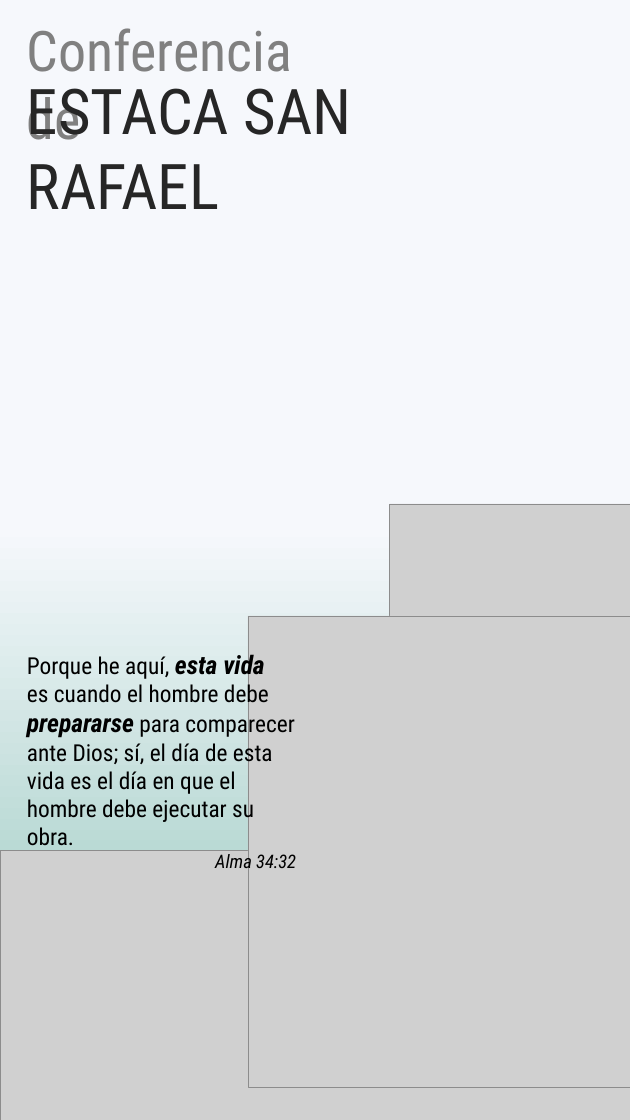
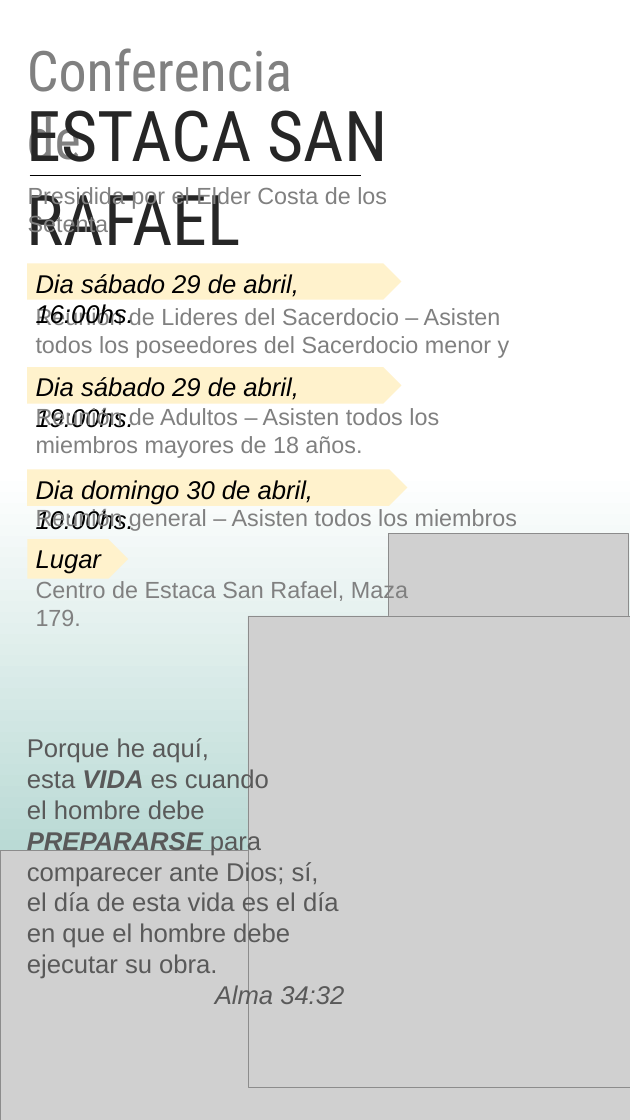
Before and after one commit to Tincho228/PowerPoint, a slide deck: slide 1 of Invitaciones de Conferenci/Invitacion conferencia.pptx. Drawn at 630x1120 pixels with LibreOffice and Linux fonts; fonts in the diff are those of the drawing; grey boxes stand for pictures; background and template pictures are left out. Boxes give left, top, right and bottom in pixels: in the first picture for what was removed or moved away, otherwise in the second. Text is boxed around its words. In the diff, an @@ line names an element or a change of style, - is before the commit and + after.

```diff
--- a/Invitaciones de Conferenci/Invitacion conferencia.pptx
+++ b/Invitaciones de Conferenci/Invitacion conferencia.pptx
@@ background gradient #F6F8FC to #BADAD5 to #B7D9D4 to gradient #FFFFFF to #BADAD5 to #B7D9D4 @@
@@ text "Conferencia de": place and size @@
-text "Conferencia de" at <box>27,28,292,140</box>
+text "Conferencia de" at <box>27,48,292,162</box>
@@ text "ESTACA SAN RAFAEL": place and size @@
-text "ESTACA SAN RAFAEL" at <box>27,88,352,209</box>
+text "ESTACA SAN RAFAEL" at <box>27,110,388,245</box>
@@ text "ESTACA SAN RAFAEL" at <box>27,110,388,245</box>: size 54 to 60 pt @@
@@ line added from (29, 176) to (361, 176), #000000 1 pt @@
@@ text added at <box>28,187,387,237</box>, 20 pt, text #808080 @@
+Presidida por el Elder Costa de los Setenta
@@ pentagon arrow added at <box>27,263,401,299</box>, fill #FFF2CC, 22 pt, text #000000, italic @@
+Dia sábado 29 de abril, 16:00hs.
@@ text added at <box>36,306,510,358</box>, 20 pt, text #808080 @@
+Reunión de Lideres del Sacerdocio – Asisten todos los poseedores del Sacerdocio menor y mayor.
@@ pentagon arrow added at <box>27,367,401,403</box>, fill #FFF2CC, 22 pt, text #000000, italic @@
+Dia sábado 29 de abril, 19:00hs.
@@ text added at <box>36,408,439,458</box>, 20 pt, text #808080 @@
+Reunión de Adultos – Asisten todos los miembros mayores de 18 años.
@@ pentagon arrow added at <box>27,470,407,506</box>, fill #FFF2CC, 22 pt, text #000000, italic @@
+Dia domingo 30 de abril, 10:00hs.
@@ text added at <box>36,509,518,531</box>, 20 pt, text #808080 @@
+Reunión general – Asisten todos los miembros
@@ pentagon arrow added at <box>27,539,128,579</box>, fill #FFF2CC, 22 pt, text #000000, italic @@
+Lugar
@@ picture: place and size @@
-picture at <box>390,504,630,696</box>
+picture at <box>388,533,628,725</box>
@@ text added at <box>36,579,408,626</box>, 20 pt, text #808080 @@
+Centro de Estaca San Rafael, Maza 179.
@@ text "Porque he aquí,": place and size @@
-text "Porque he aquí," at <box>27,650,296,874</box>
+text "Porque he aquí," at <box>27,738,344,1010</box>
@@ text at <box>27,738,339,978</box>: text changed; size 20 to 22 pt; font Roboto Condensed to Arial; text colour #000000 to #595959 @@
-Porque he aquí, esta vida
-es cuando el hombre debe
-prepararse para comparecer ante Dios; sí, el día de esta vida es el día en que el hombre debe ejecutar su obra.
+Porque he aquí,
+esta VIDA es cuando
+el hombre debe
+PREPARARSE para comparecer ante Dios; sí, el día de esta vida es el día en que el hombre debe ejecutar su obra.
@@ text at <box>215,983,344,1010</box>: size 16 to 22 pt, font Roboto Condensed to Arial, text colour #000000 to #595959 in "Alma 34:32" @@
```
Also in this commit, not shown: 1 other file.
